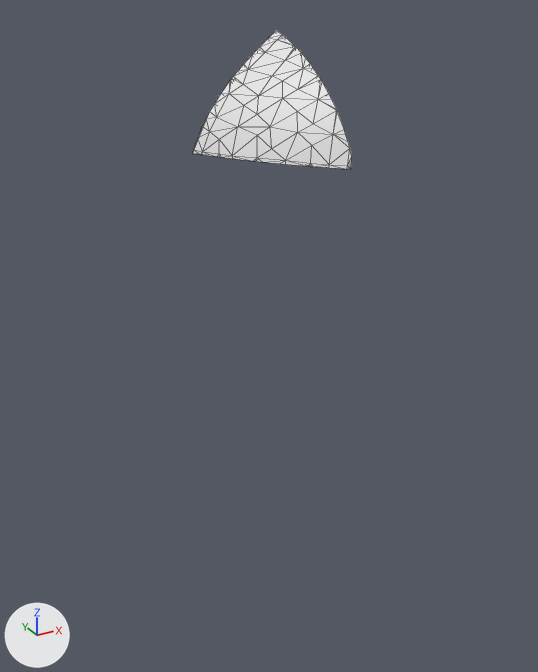
The glTF model assets/terrain/surface_pieces/surf_1_41.glb, before and after one commit.
One viewpoint serves both versions: a 50 mm lens placed at (-114.1, -120.1, -25.3), pointed at (-101.5, -97.1, -36.7). Arrows for +X, +Y and +Z are at lower left; the lights stay in place. The first picture is the older version. Mesh edges are drawn as thin lines. Where no turn or scale is listed for an object, it has been applied to the vertices.

Objects in the first picture: 'geometry_0'.
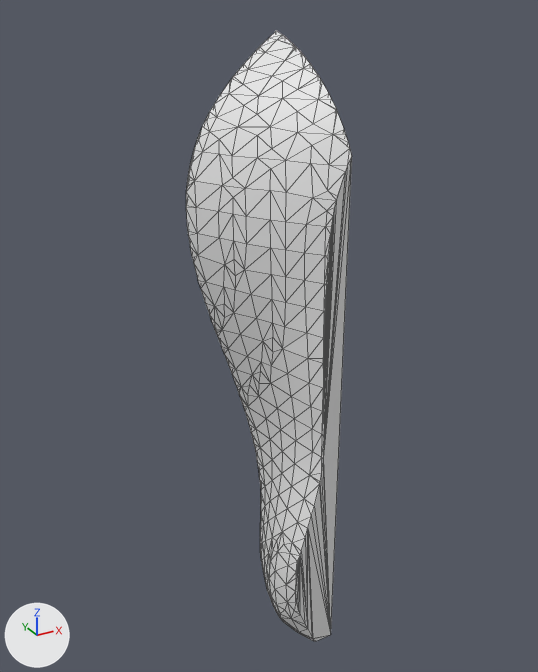
What differs and where, as boxes (x1, y1, x2, y2) in the pictures (538 x 672 px):
'geometry_0', reshaped (337% taller): before (193, 30, 352, 169); after (186, 30, 352, 641)
part 1 of me_geometry_0, built on: before (193, 150, 352, 169); after (186, 150, 352, 641)

Patch to the scene script:
```diff
--- a/assets/terrain/surface_pieces/surf_1_41.glb.py
+++ b/assets/terrain/surface_pieces/surf_1_41.glb.py
@@ me_geometry_0 @@
 # used by ob_geometry_0; location = (0.0, 0.0, 0.0)
-me_geometry_0.from_pydata(...)  # 93 vertices, 182 faces; spans x -103.41..-100.0, y -100.0..-95.0, z -30.0..-25.96
+me_geometry_0.from_pydata(...)  # 344 vertices, 684 faces; spans x -103.76..-100.0, y -100.0..-95.0, z -50.0..-25.96
+# me_geometry_0 part 1: 2 vertices moved from x -103.26..-102.0, y -97.64..-95.3, z -30.0 to x -103.52..-101.86, y -97.97..-95.0, z -30.36..-30.18; 17 vertices removed from x -103.41..-100.0, y -100.0..-95.0, z -30.0; 268 vertices added at x -103.76..-100.0, y -100.0..-95.0, z -50.0..-30.08
```
